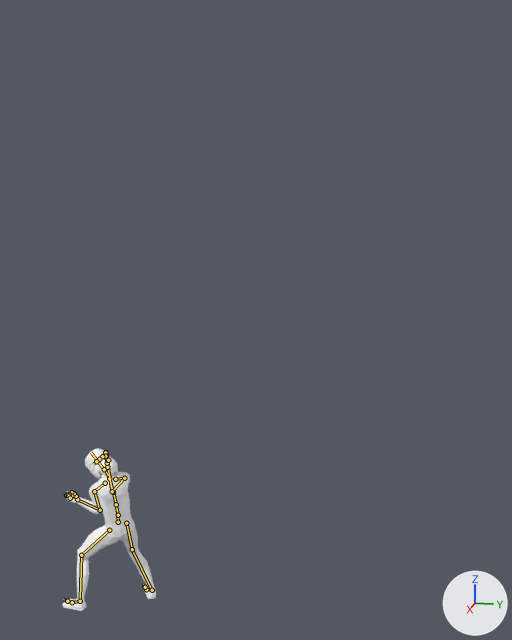
Before and after pictures for a commit that changed the glTF model assets/models/characters/npc_man.glb.
Before and after are seen from a camera (50 mm lens) standing at (16.77, -0.53, 1.97) and looking at (-0.19, -3.93, -2.27). Every picture has the same lights, and +X, +Y and +Z are marked at lower right. The picture after the commit comes second. Both versions are drawn at frame 0 of the action 'block'; the numbers are the values there. The bones that change, and the others that lie on the model, are drawn over the model as lines.

In view in the first picture: 'Man1.009_Cube.003', 'ManHair1.001'.
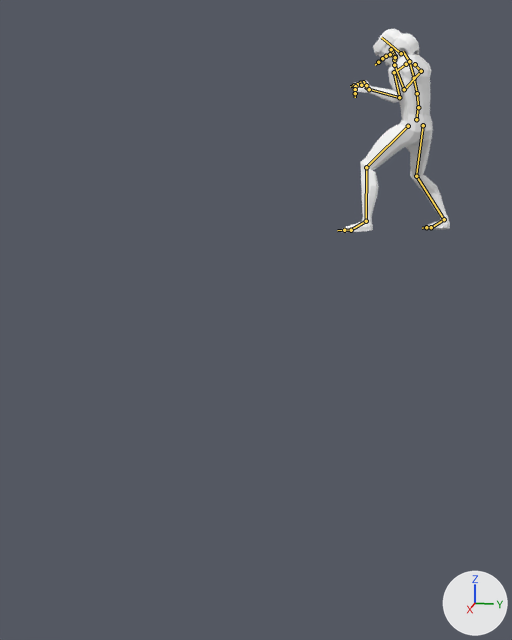
Changed parts and their boxes [x1, y1, x2, y2] in the pictures (512 x 640 px):
'Man1.009_Cube.003', posed (16% wider, 24% taller)
    before: [62, 448, 156, 611]
    after: [341, 29, 450, 232]
'ManHair1.001', posed (24% wider, 13% taller)
    before: [94, 456, 118, 478]
    after: [390, 33, 420, 58]
bone 'mixamorig:Hips', root to tip
    before: (118, 522) to (117, 514)
    after: (416, 119) to (418, 108)

The change in detail:
Bone 'mixamorig:Hips' (bone_mixamorig_hips) moves from (0.42, -10.37, 7.29) to (0.01, -0.3, 0.21).
